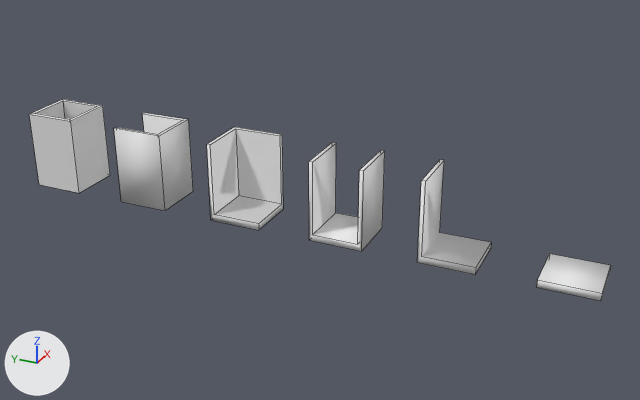
A saved change to the Blender file Models/RooflessMazeTileset.blend.
Before and after are seen from a camera (50 mm lens) standing at (-26.3, -2.8, 14.1) and looking at (0.2, 9.1, 0.8). Every picture has the same lights, and +X, +Y and +Z are marked at lower left. Mesh edges are drawn as thin lines.

Before the edit, the objects in view are built like this:
```python
ob_closed_col = bpy.data.objects.new('Closed-col', me_plane_011)
ob_closed_col.location = (0.0, 20.0, 0.0)
ob_corner_col = bpy.data.objects.new('Corner-col', me_plane_009)
ob_corner_col.location = (0.0, 12.0, 0.0)
ob_deadend_col = bpy.data.objects.new('DeadEnd-col', me_plane_010)
ob_deadend_col.location = (0.0, 16.0, 0.0)
ob_empty_col = bpy.data.objects.new('Empty-col', me_plane)
ob_empty_col.location = (0.0, 0.0, 0.0)
ob_hallway_col = bpy.data.objects.new('Hallway-col', me_plane_002)
ob_hallway_col.location = (0.0, 8.0, 0.0)
ob_single_col = bpy.data.objects.new('Single-col', me_plane_006)
ob_single_col.location = (0.0, 4.0, 0.0)
# me_plane_006
# before: 0 (1.0, -1.0, 0.0) at pixel (491, 242), 1 (1.0, 0.85, 0.0) at pixel (439, 232), 2 (-1.0, -1.0, 0.0) at pixel (475, 267), 3 (-1.0, 0.85, 0.0) at pixel (421, 256), 4 (-1.0, 0.85, 2.75) at pixel (425, 181)
# before: 5 (1.0, 0.85, 2.75) at pixel (444, 160)
```
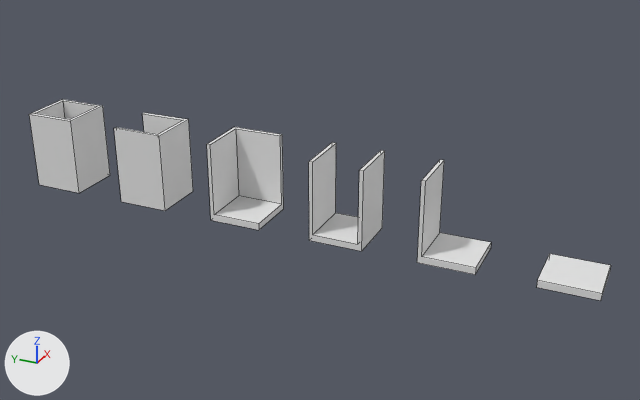
Edits to the bpy script that builds the scene:
```text
Add mat_material:
    mat_material = principled_material('Material')
    mat_material.base_color = (0.8, 0.8, 0.8)  # white #e7e7e7
Change me_plane:
    where me_plane.from_pydata(...)  # 8 vertices, 6 faces; spans x -1.0..1.0, y -1.0..1.0, z -0.25..0.0
    used by ob_empty_col; location = (0.0, 0.0, 0.0)
    me_plane part 1: edges marked sharp go from 12 to 0
Change me_plane_002:
    where me_plane_002.from_pydata(...)  # 16 vertices, 10 faces; spans x -1.0..1.0, y -1.0..1.0, z -0.25..2.75
    used by ob_hallway_col; location = (0.0, 8.0, 0.0)
    me_plane_002 part 2: edges marked sharp go from 24 to 0
Change me_plane_006:
    used by ob_single_col; location = (0.0, 4.0, 0.0)
    verts and faces of me_plane_006; kept vertices keep their numbers, new ones are numbered from 12
    remove me_plane_006.from_pydata(...)  # 12 vertices, 7 faces; spans x -1.0..1.0, y -1.0..1.0, z -0.25..2.75
    add me_plane_006.from_pydata(...)  # 12 vertices, 8 faces; spans x -1.0..1.0, y -1.0..1.0, z -0.25..2.75
    me_plane_006 part 3
    add delete_faces([(0, 1, 5, 4, 3, 2)])
    add faces += [(0, 1, 3, 2), (1, 5, 4, 3)]
    me_plane_006 part 4: 6 kept faces spanning x -1.0..1.0, y -1.0..1.0, z -0.25..2.75 are now shaded flat
    add me_plane_006.materials.append(mat_material)  # white #e7e7e7
Change me_plane_009:
    where me_plane_009.from_pydata(...)  # 14 vertices, 8 faces; spans x -1.0..1.0, y -1.0..1.0, z -0.25..2.75
    used by ob_corner_col; location = (0.0, 12.0, 0.0)
    me_plane_009 part 5: edges marked sharp go from 20 to 0
Change me_plane_010:
    where me_plane_010.from_pydata(...)  # 16 vertices, 10 faces; spans x -1.0..1.0, y -1.0..1.0, z -0.25..2.75
    used by ob_deadend_col; location = (0.0, 16.0, 0.0)
    me_plane_010 part 6: edges marked sharp go from 24 to 0
```

What differs and where, as boxes [x1, y1, x2, y2] in the pictures (640 x 400 px):
part 1 of me_plane, shading changed
    both: [537, 254, 611, 301]
part 2 of me_plane_002, shading changed
    both: [309, 142, 385, 251]
part 3 of me_plane_006, built on
    both: [422, 161, 491, 268]
part 4 of me_plane_006, shading changed
    both: [417, 160, 491, 275]
part 5 of me_plane_009, shading changed
    both: [207, 127, 284, 230]
part 6 of me_plane_010, shading changed
    both: [114, 113, 193, 211]
